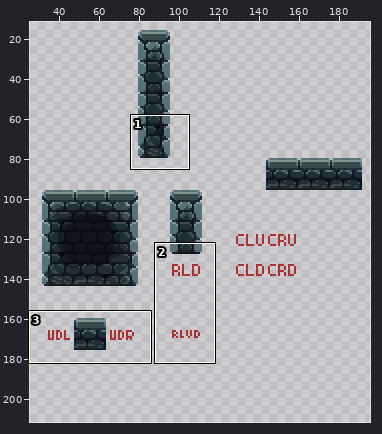
Two versions of one pixel-art file, aseprite/Block_Atlas_Brouillon.aseprite. Above: a wide view before the commit, with the close-up outlined.
Close-up. Before the commit:
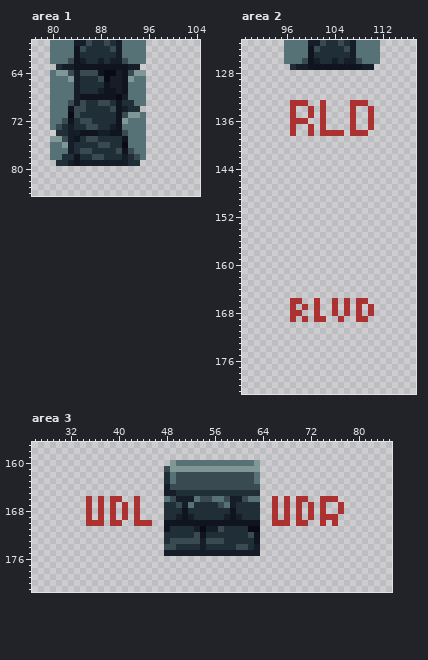
256x256 pixels, 1 frame. Shown: area 1: x 77..104, y 59..84; area 2: x 89..117, y 123..181; area 3: x 26..85, y 157..181. The wide view leaves out empty margins. The commit also changed other parts of the picture, which this record leaves out.
After:
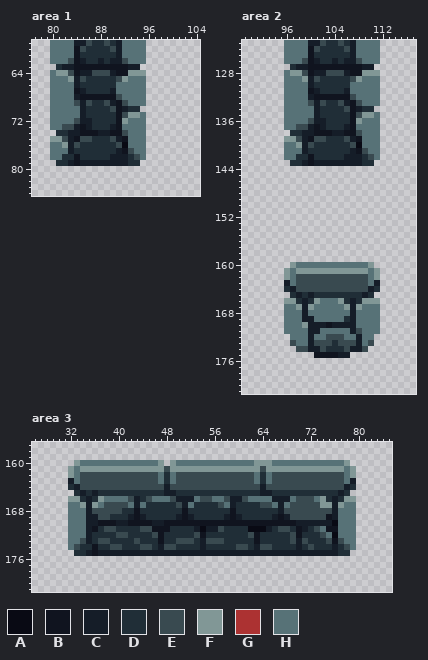
Palette (. is transparent): A #090a14  B #10141f  C #151d28  D #202e37  E #394a50  F #819796  G #ac3232  H #577277
What changed:
Changed rows in their new state; - is an unchanged pixel.
Area 1:
first column x 81:
64 ---BCC-EECB-F
65 ----E--DDDEFH
66 --------DDHH-
67 ---BC--DDCHH-
68 ----------EH-
69 --HECE-D-C-EH
70 --HHC--------
71 --HHC--------
72 -HHECC-------
73 HEECBCD------
75 ----E-D--EC--
76 ---E---DD-E--
77 ----DD----C--
78 ------DD-CC--
Area 2:
first column x 96:
128 HFFEBCCEEECBBFFF
129 HHHFCEDDDDDEFHHH
130 HHHHCDDDDDDHHHHH
131 HHHHBCDDDDCHHHHH
132 HHHHCBBBBBBEHHHH
133 HHHHECEDDECBEHHH
134 HHHHHCDDDDEBCDD-
135 HHHHHCDDDDDBEFFH
136 HHHHECCDDDDBFHHH
137 HHEECBCDDDCBHHHH
138 -DDCCBBBCCBBEHHH
139 FFECBEEDDDECBHHH
140 HHFCEDDDDDDEAHHH
141 HHHCDDDDDDDCBEHH
142 HHDDBDDDDDCCCDEH
143 -DDCBCCCCCCCCDD-
first column x 96:
160 -FHHHHHHHHHHHHF-
161 FHFFFFFFFFFFFFHF
162 FHEEEEEEEEEEEEHF
163 CHEEEEEEEEEEEEHC
164 DCEEEEEEEEEEEECD
165 -DCDCDDDDDDDDCD-
166 FFDCDFHHHFDCDFFF
167 HHFCFHHHHHFCFHHH
168 HHHCHHHHHHHCHHHH
169 HHHCCHHHHHDCHHHH
170 HHHFCCCBCCCCHHHH
171 HHHHCCHHHHHCEHHH
172 -HHHCHHEEEHHCHH-
173 -EHHCEEEDEEECHE-
174 --EECCEDDDECCE--
175 -----BBBBCC-----
Area 3:
first column x 32:
160 -FHHHHHHHHHHHHHF----------------FFHHHHHHHHHHHHF-
161 FHFFFFFFFFFFFFFF----------------EFFFFFFFFFFFFFHF
162 FHEEEEEEEEEEEEEH----------------DHEEEEEEEEEEEEHF
163 CHEEEEEEEEEEEEEH----------------DHEEEEEEEEEEEEHC
164 DCEEEEEEEEEEEEEE----------------CEEEEEEEEEEEEECD
165 -DCDCDDDDDDDDDDD----------------CCDDDDDDDDDDDCD-
166 FFDCDFHHHHECDEHH----------------HHCCCHEEEHFDCDFF
167 HHFCFHEEEEHCHDDD----------------EEHCHEEEEEFFCFHH
168 HHHCEEEEEDDBDDDD----------------DDDCEEEEEEEECHHH
169 HHHCCEEDDDCBCDDD----------------DDCBCEEEEEEBCHHH
170 HHHCCBBBCCBBBBCC----------------BBBBBBCCCCCCAHHH
171 HHHCBDEEDDDDEEBB----------------ACDEEDBCDEHBBHHH
172 HHHCDDDDEEDDDDEB----------------DDDDDEBDDDEHAHHH
173 HHECDEEDDDDEDDDB-D---D----------DDDDDECEDDDEBEHH
174 HEDDBDDEEDDDEEDC----------------EEDDDDCDEDDDCDEH
175 -DDCBCCCCCCCCCCC----------------CCCCCCCCCCCCCDD-
Boxes around the changes in both close-ups, in picture pixels (x1, y1, x2, y2):
changed: (56, 70, 134, 160)
changed: (284, 70, 380, 166)
changed: (284, 262, 380, 358)
changed: (68, 460, 176, 556)
changed: (260, 460, 356, 556)
changed: (194, 538, 200, 544)
